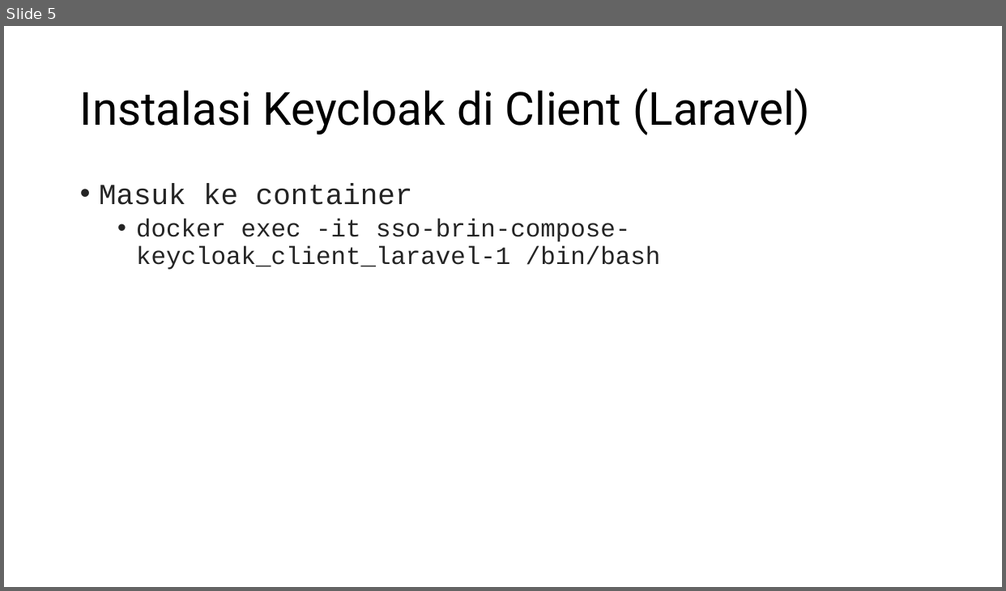
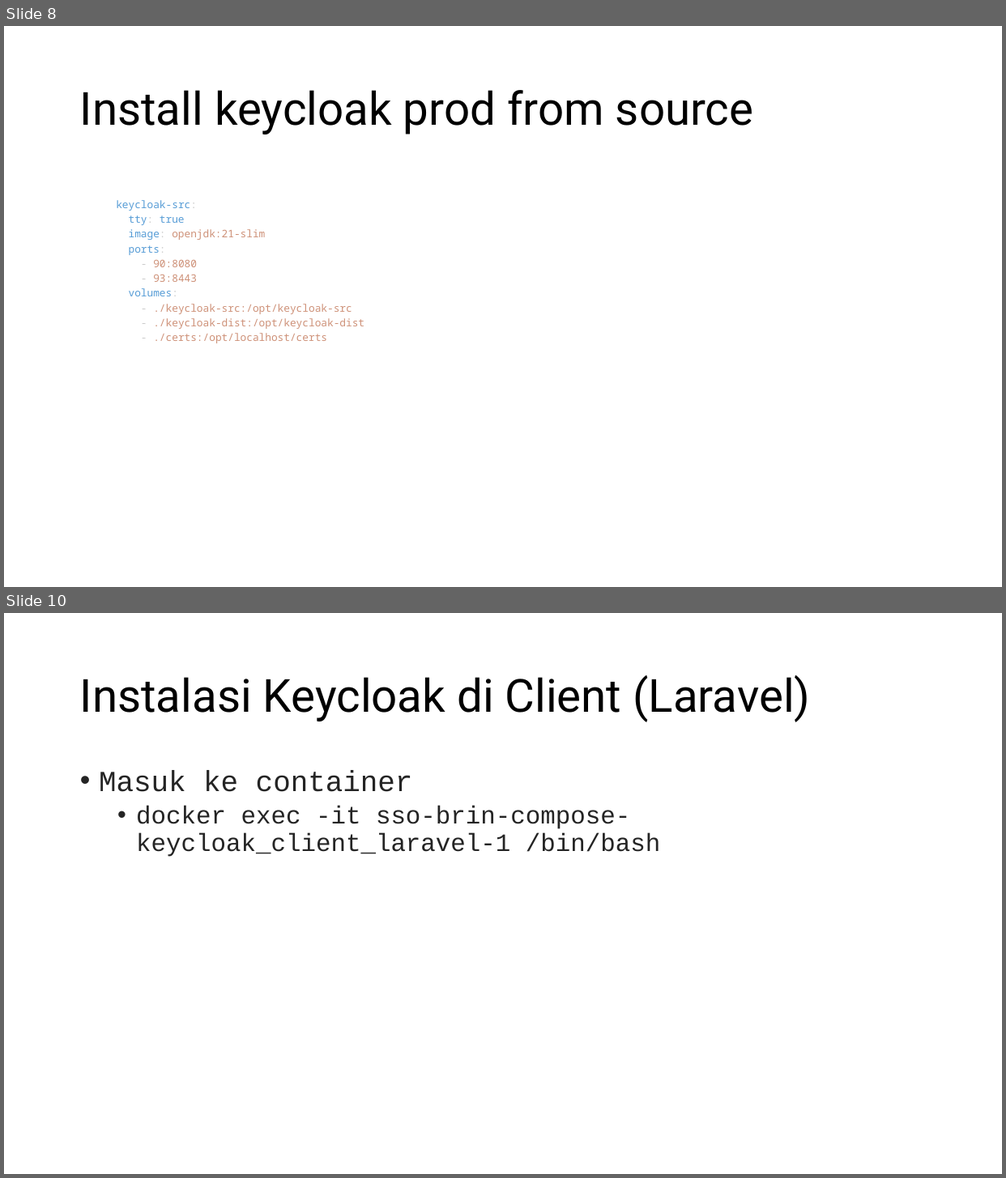
Before and after one commit to koharudin/sso-brin-compose, a slide deck: docs/sso.pptx. Shown one above the other, each under a label of ours: slide 5 before the commit, slides 8 and 10 after it; the slides between them are not shown. The pictures are 1006x591 and 1006x1178 pixels, drawn with LibreOffice and Linux fonts; fonts in the diff are those of the drawing. Boxes give left, top, right and bottom in pixels: in the first picture for what was removed or moved away, otherwise in the second. Text is boxed around its words. In the diff, an @@ line names an element or a change of style, - is before the commit and + after.

Commit message:
keycloak dist

```diff
--- a/docs/sso.pptx
+++ b/docs/sso.pptx
@@ slide 8 added at box(4, 26, 1002, 587), background #FFFFFF @@
@@ title added at box(80, 90, 754, 135), 44 pt, text #000000 @@
+Install keycloak prod from source
@@ text added at box(116, 200, 364, 344), 10 pt, text #CE9178 @@
+keycloak-src:
+tty: true
+image: openjdk:21-slim
+ports:
+- 90:8080
+- 93:8443
+volumes:
+- ./keycloak-src:/opt/keycloak-src
+- ./keycloak-dist:/opt/keycloak-dist
+- ./certs:/opt/localhost/certs
@@ what was slide 5 is now slide 10 @@
```
Also in this commit, not shown: 1 slide changed, 4 other slides added, 4 other files.
